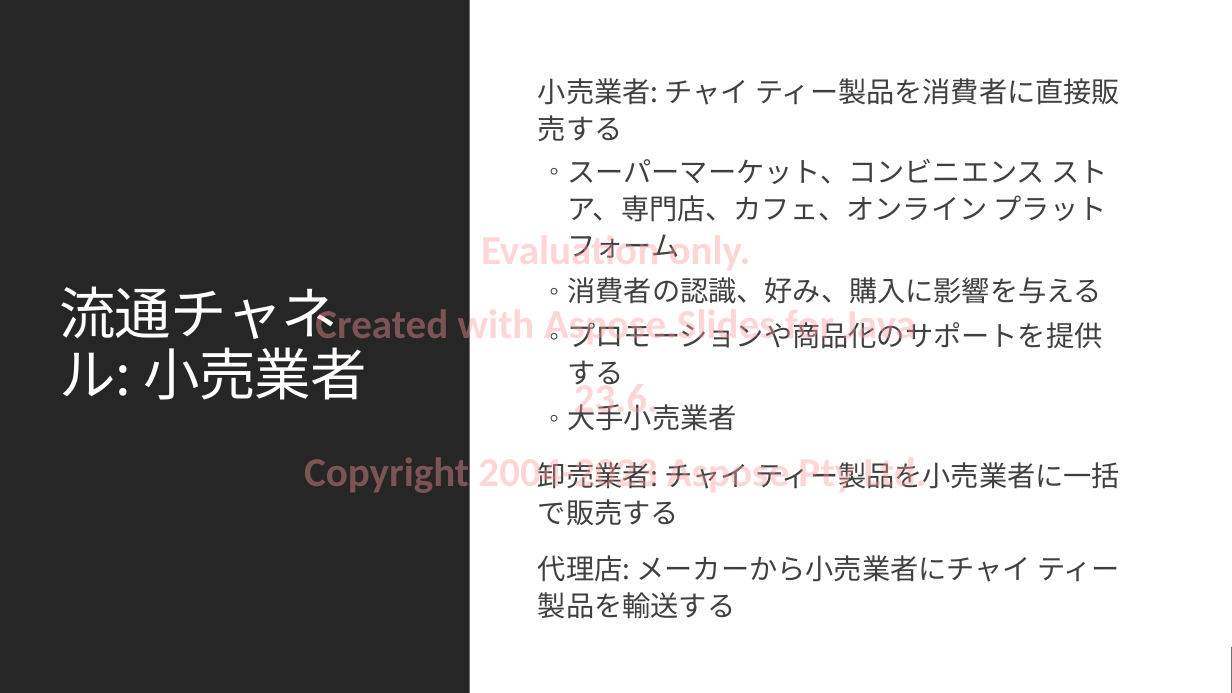
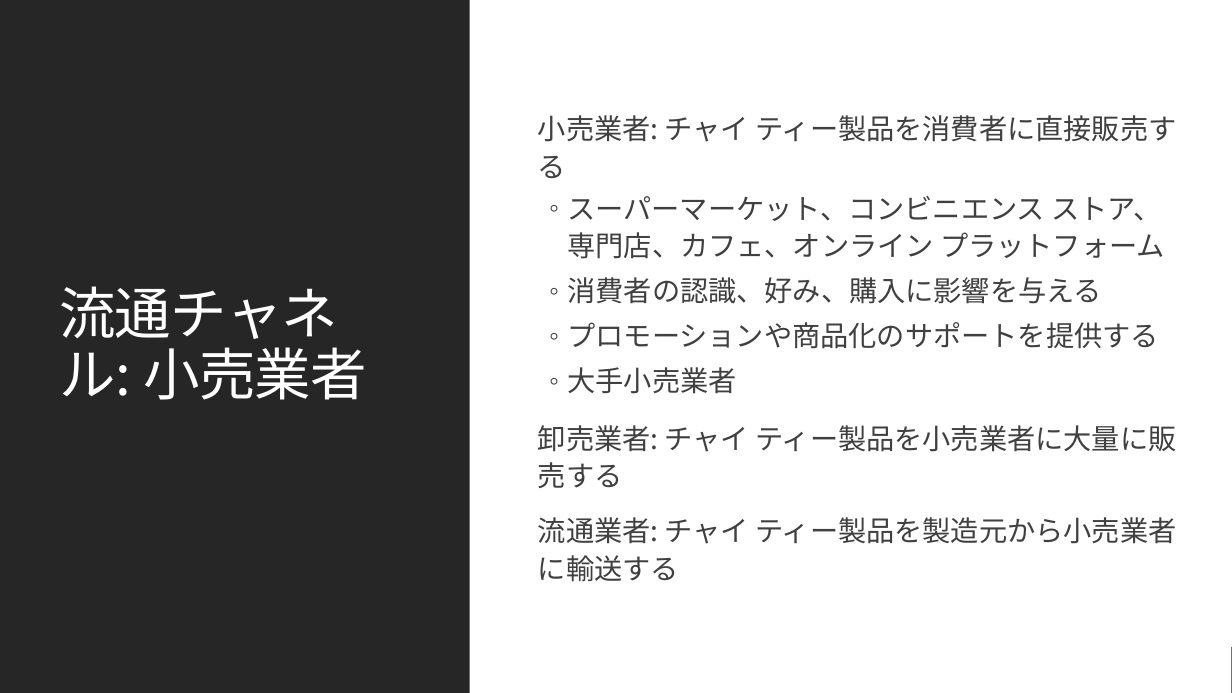
Before and after one commit to MicrosoftLearning/MS-4004-Empower-workforce-copilot-use-cases.ja-jp, a slide deck: slide 8 of ResourceFiles/Mystic Spice Premium Chai Market Analysis Presentation.pptx. Drawn at 1232x693 pixels with LibreOffice and Linux fonts; fonts in the diff are those of the drawing. Boxes give left, top, right and bottom in pixels: in the first picture for what was removed or moved away, otherwise in the second. Text is boxed around its words. In the diff, an @@ line names an element or a change of style, - is before the commit and + after.

```diff
--- a/ResourceFiles/Mystic Spice Premium Chai Market Analysis Presentation.pptx
+++ b/ResourceFiles/Mystic Spice Premium Chai Market Analysis Presentation.pptx
@@ text removed at box(304, 236, 927, 493) @@
-Evaluation only.
-Created with Aspose.Slides for Java 23.6.
-Copyright 2004-2023 Aspose Pty Ltd.
@@ text at box(538, 425, 1176, 582): text changed @@
-  卸売業者: チャイ ティー製品を小売業者に一括で販売する
-  代理店: メーカーから小売業者にチャイ ティー製品を輸送する
+  卸売業者: チャイ ティー製品を小売業者に大量に販売する
+  流通業者: チャイ ティー製品を製造元から小売業者に輸送する
```
Also in this commit, not shown: 13 other slides changed, 18 other files.
